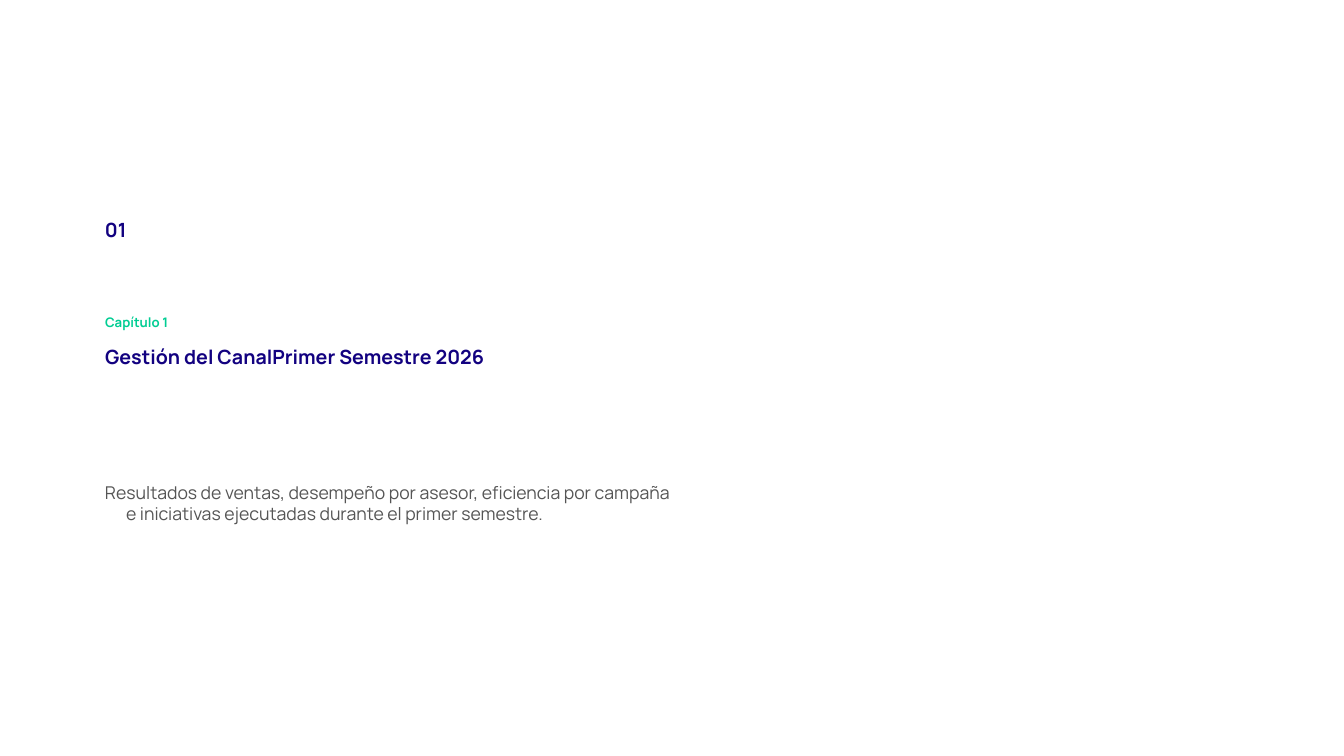
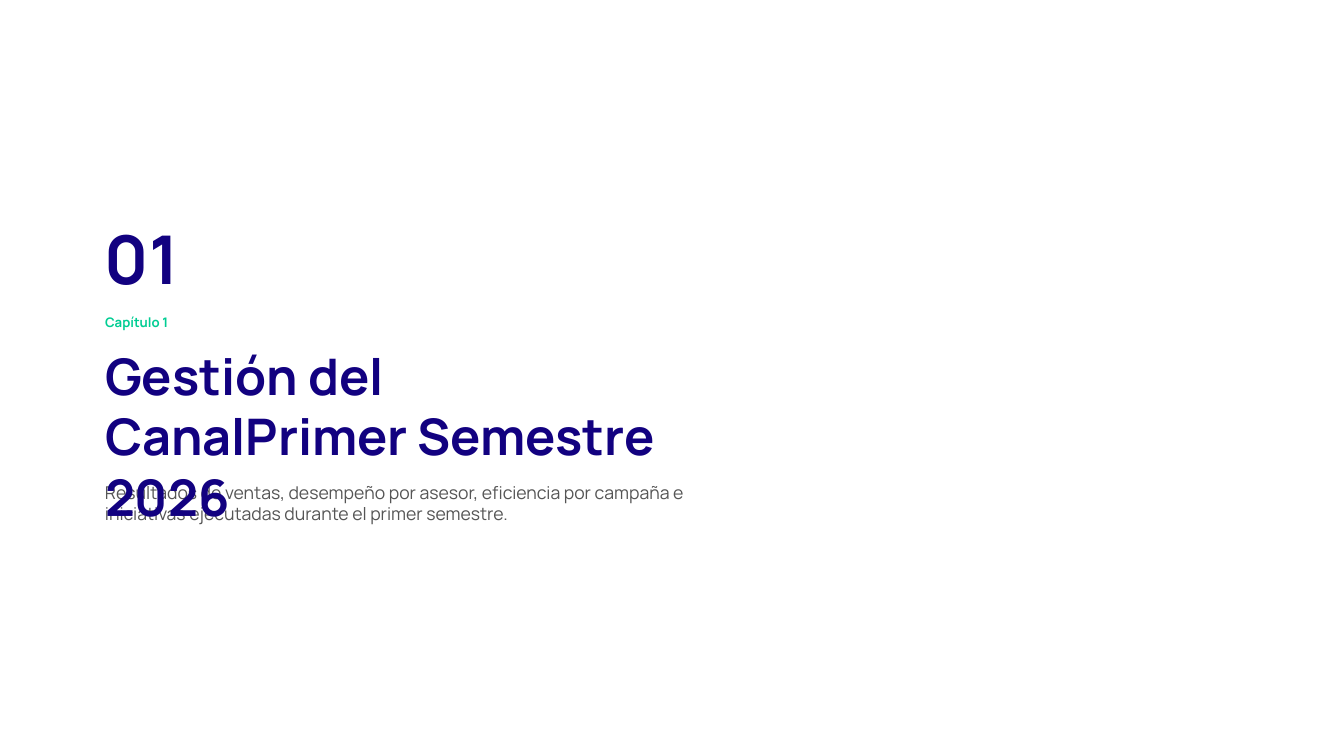
Before and after one commit to JeamPaulLabs/InformeSemestral, a slide deck: slide 2 of televentas/INFORME_TELEVENTAS_HIBRIDO_V2.pptx. Drawn at 1344x756 pixels with LibreOffice and Linux fonts; fonts in the diff are those of the drawing; background and template pictures are left out. Boxes give left, top, right and bottom in pixels: in the first picture for what was removed or moved away, otherwise in the second. Text is boxed around its words. In the diff, an @@ line names an element or a change of style, - is before the commit and + after.

```diff
--- a/televentas/INFORME_TELEVENTAS_HIBRIDO_V2.pptx
+++ b/televentas/INFORME_TELEVENTAS_HIBRIDO_V2.pptx
@@ text "01" at [105, 234, 179, 285]: size 14 to 48 pt @@
@@ text "Gestión del CanalPrimer Semestre 2026" at [105, 354, 655, 524]: size 14 to 36 pt @@
@@ text at [105, 483, 683, 524]: text changed @@
-Resultados de ventas, desempeño por asesor, eficiencia por campaña
-e iniciativas ejecutadas durante el primer semestre.
+Resultados de ventas, desempeño por asesor, eficiencia por campaña e iniciativas ejecutadas durante el primer semestre.
```
Also in this commit, not shown: 28 other slides changed, 1 slide removed, 7 other files.
